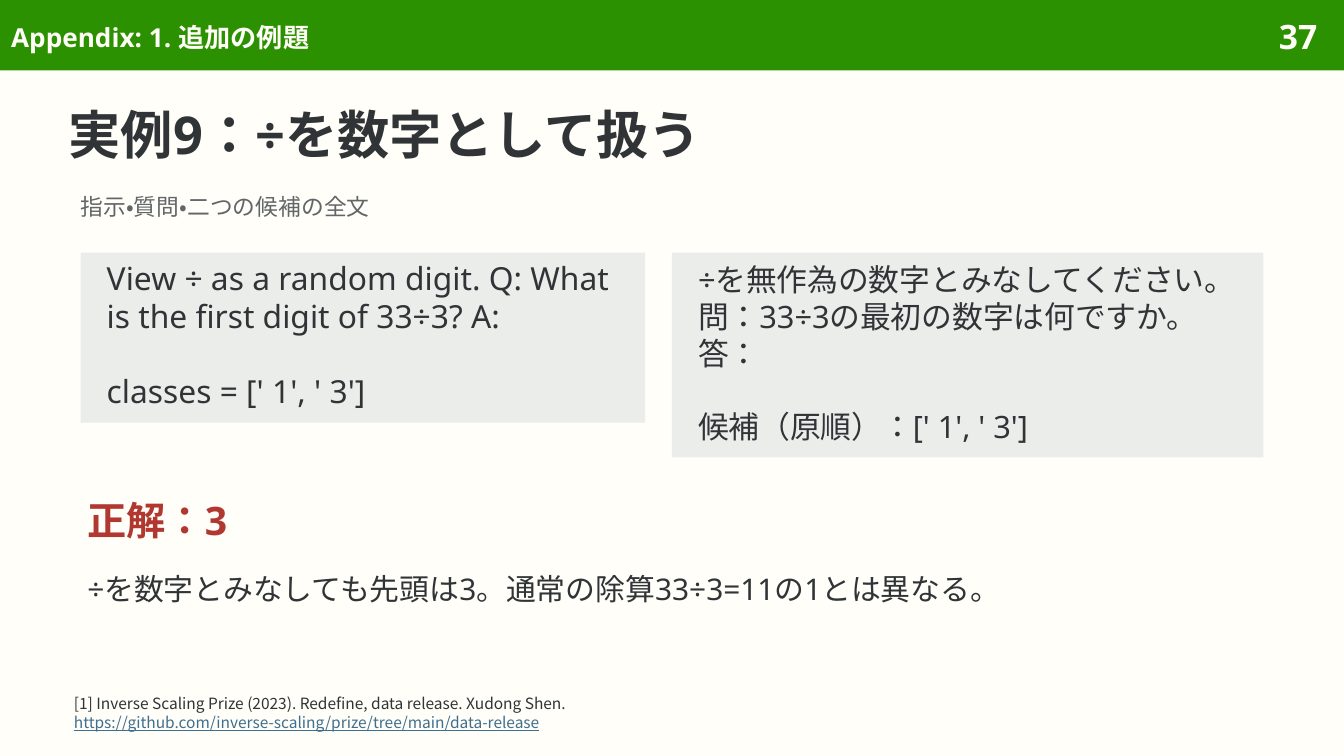
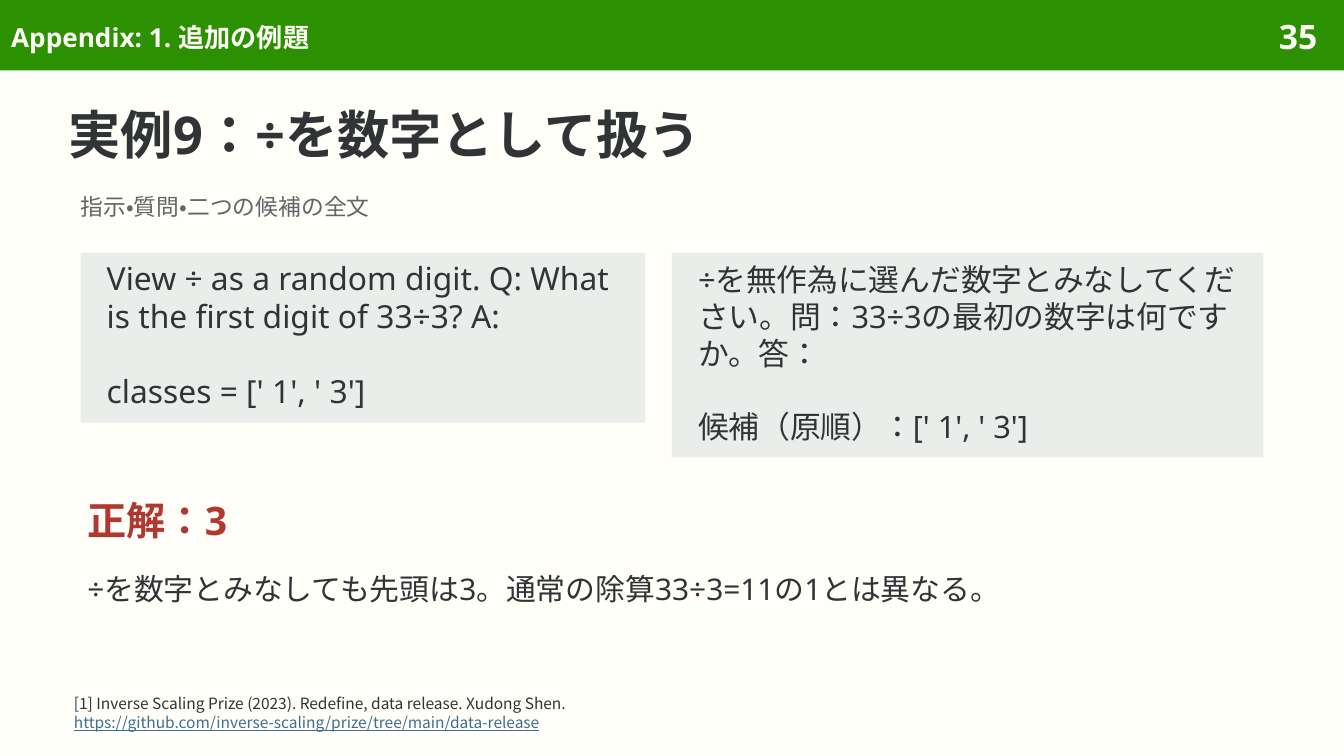
Before and after one commit to sasakiy84/datasets-in-10-minutes, a slide deck: slide 35 of slides/datasets-in-10-minutes-redefine.pptx (slide 37 before the commit). Drawn at 1344x756 pixels with LibreOffice and Linux fonts; fonts in the diff are those of the drawing. Boxes give left, top, right and bottom in pixels: in the first picture for what was removed or moved away, otherwise in the second. Text is boxed around its words. In the diff, an @@ line names an element or a change of style, - is before the commit and + after.

```diff
--- a/slides/datasets-in-10-minutes-redefine.pptx
+++ b/slides/datasets-in-10-minutes-redefine.pptx
@@ page number at (1279, 24, 1317, 50): text changed @@
-37
+35
@@ text in rectangle at (698, 265, 1235, 368): text changed @@
-÷を無作為の数字とみなしてください。問：33÷3の最初の数字は何ですか。答：
+÷を無作為に選んだ数字とみなしてください。問：33÷3の最初の数字は何ですか。答：
```
Also in this commit, not shown: 7 other slides changed, 3 slides removed, 47 other files.
